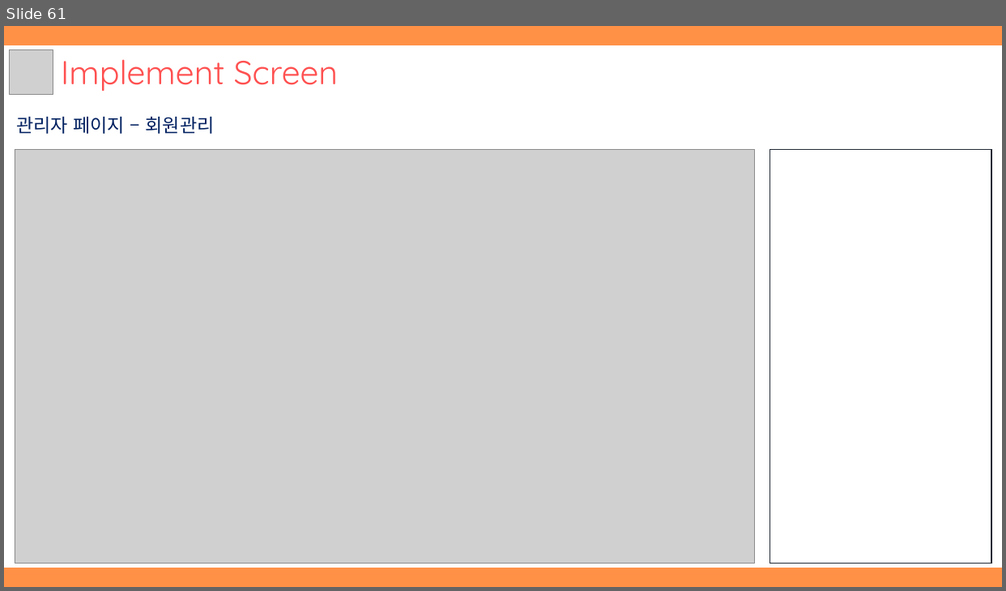
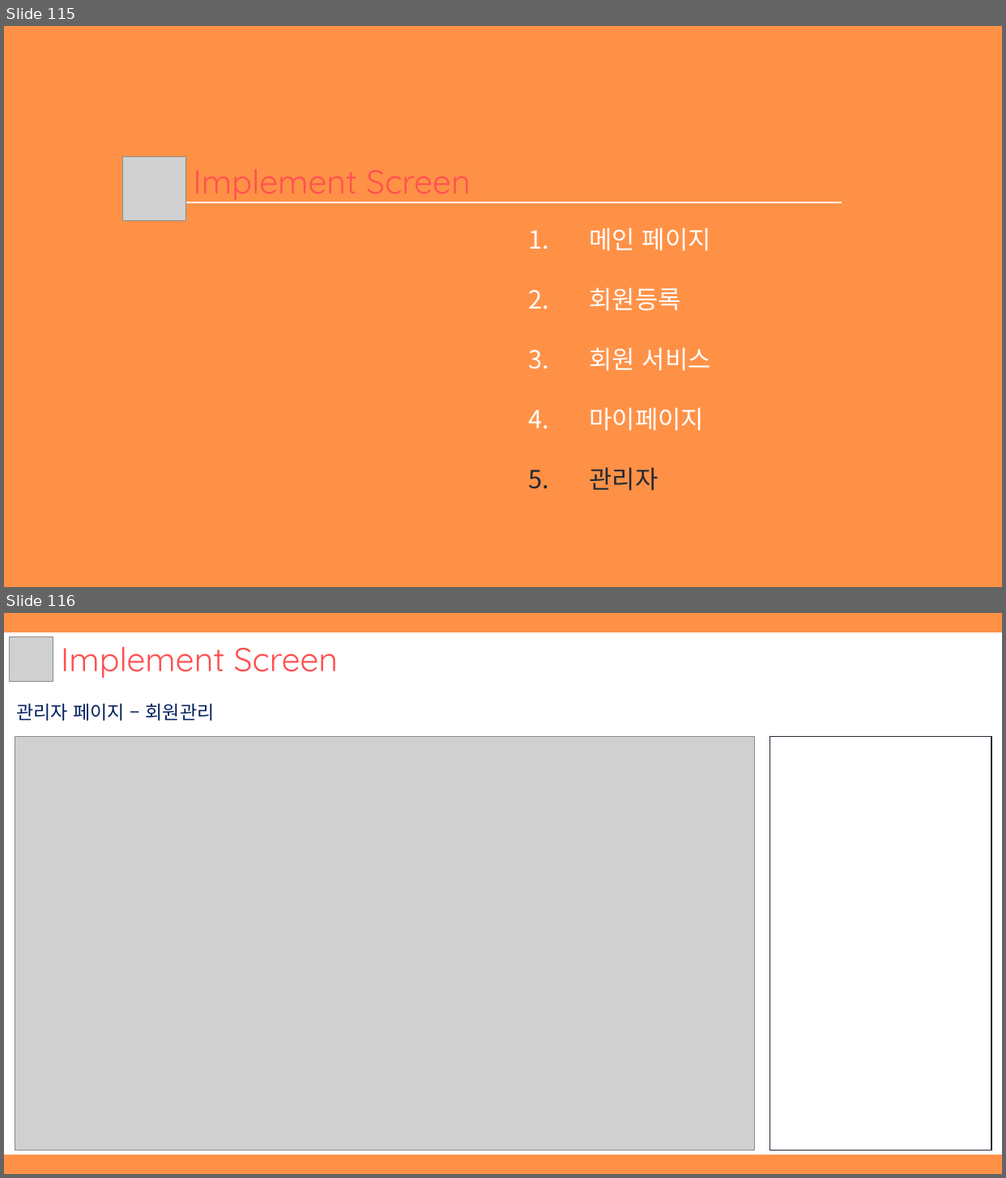
Before and after one commit to hhsw07/ezen-academy-projects, a slide deck: WebContent/발표자료/2차/3조 하비팩토리.pptx. Shown one above the other, each under a label of ours: slide 61 before the commit, slides 115 and 116 after it. The pictures are 1006x591 and 1006x1178 pixels, drawn with LibreOffice and Linux fonts; fonts in the diff are those of the drawing; grey boxes stand for pictures. Boxes give left, top, right and bottom in pixels: in the first picture for what was removed or moved away, otherwise in the second. Text is boxed around its words. In the diff, an @@ line names an element or a change of style, - is before the commit and + after.

```diff
--- a/WebContent/발표자료/2차/3조 하비팩토리.pptx
+++ b/WebContent/발표자료/2차/3조 하비팩토리.pptx
@@ slide 115 added at (4, 26, 1002, 587), background #FF9147 @@
@@ picture added at (122, 157, 186, 220) @@
@@ text added at (194, 169, 471, 203), 32 pt, text #FF5050 @@
+Implement Screen
@@ line added from (186, 203) to (842, 203), #FFFFFF 2 pt @@
@@ text added at (590, 228, 711, 491), 24 pt, text #FFFFFF @@
+1. 메인 페이지
+2. 회원등록
+3. 회원 서비스
+4. 마이페이지
+5. 관리자
@@ what was slide 61 is now slide 116 @@
```
Also in this commit, not shown: 5 slides changed, 54 other slides added.
